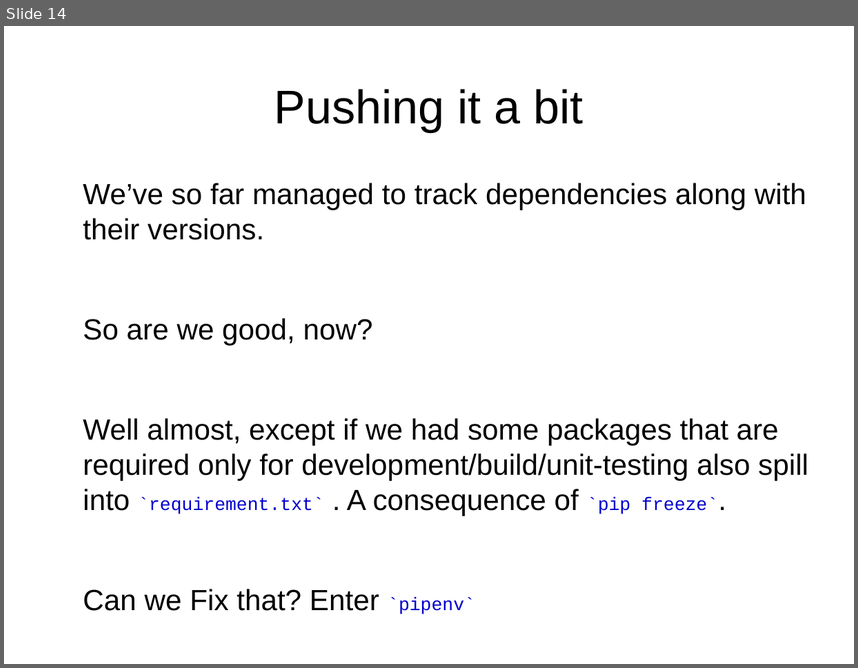
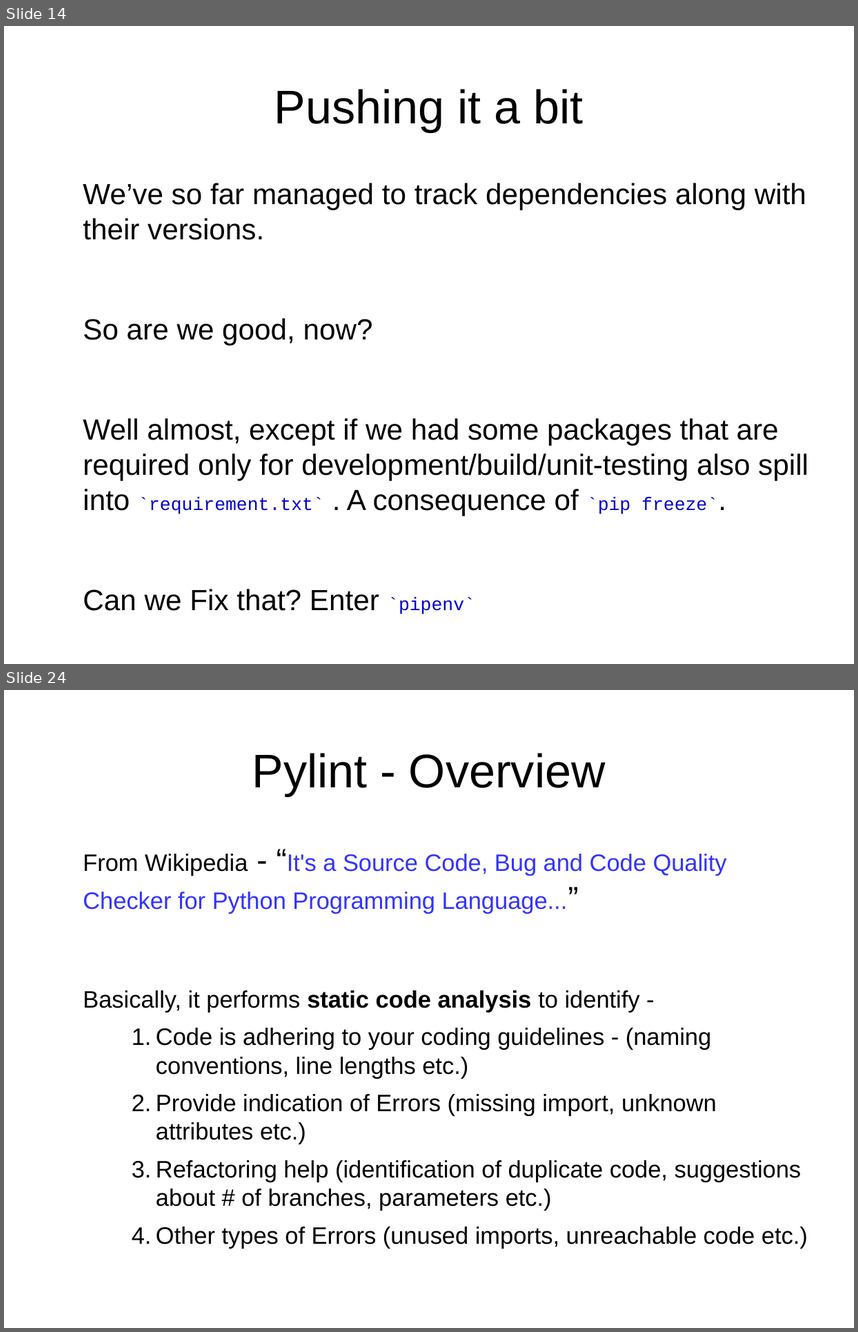
Before and after one commit to gabhijit/Pycon-2018, a slide deck: presentation.odp. Shown one above the other, each under a label of ours: slide 14 before the commit, slides 14 and 24 after it; the slides between them are not shown. The pictures are 858x668 and 858x1332 pixels, drawn with LibreOffice and Linux fonts; fonts in the diff are those of the drawing. Boxes give left, top, right and bottom in pixels: in the first picture for what was removed or moved away, otherwise in the second. Text is boxed around its words. In the diff, an @@ line names an element or a change of style, - is before the commit and + after.

```diff
--- a/presentation.odp
+++ b/presentation.odp
@@ slide 24 added at bbox=[4, 690, 854, 1328], background #FFFFFF @@
@@ title added at bbox=[252, 753, 606, 796], 44 pt, text #000000 @@
+Pylint - Overview
@@ text added at bbox=[83, 854, 808, 1248], 22.2 pt, text #000000 @@
+From Wikipedia - “It's a Source Code, Bug and Code Quality Checker for Python Programming Language...”
+Basically, it performs static code analysis to identify -
+    1. Code is adhering to your coding guidelines - (naming conventions, line lengths etc.)
+    2. Provide indication of Errors (missing import, unknown attributes etc.)
+    3. Refactoring help (identification of duplicate code, suggestions about # of branches, parameters etc.)
+    4. Other types of Errors (unused imports, unreachable code etc.)
```
Also in this commit, not shown: 12 slides changed, 17 other slides added, 2 slides removed.
